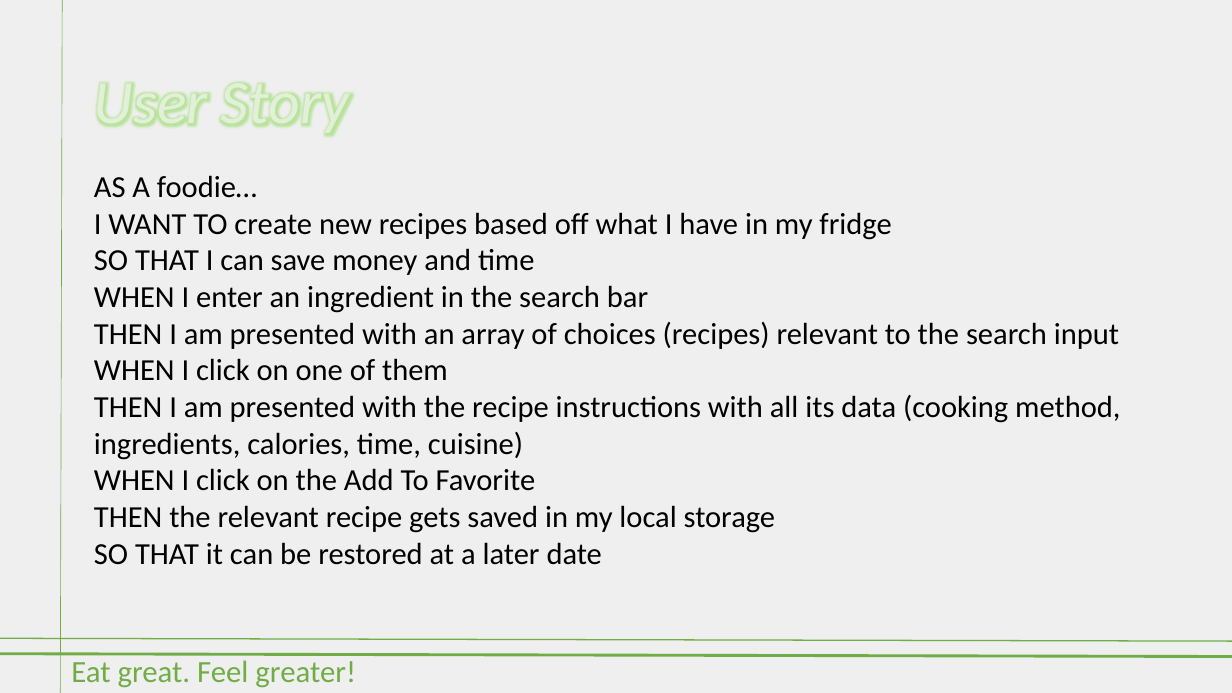
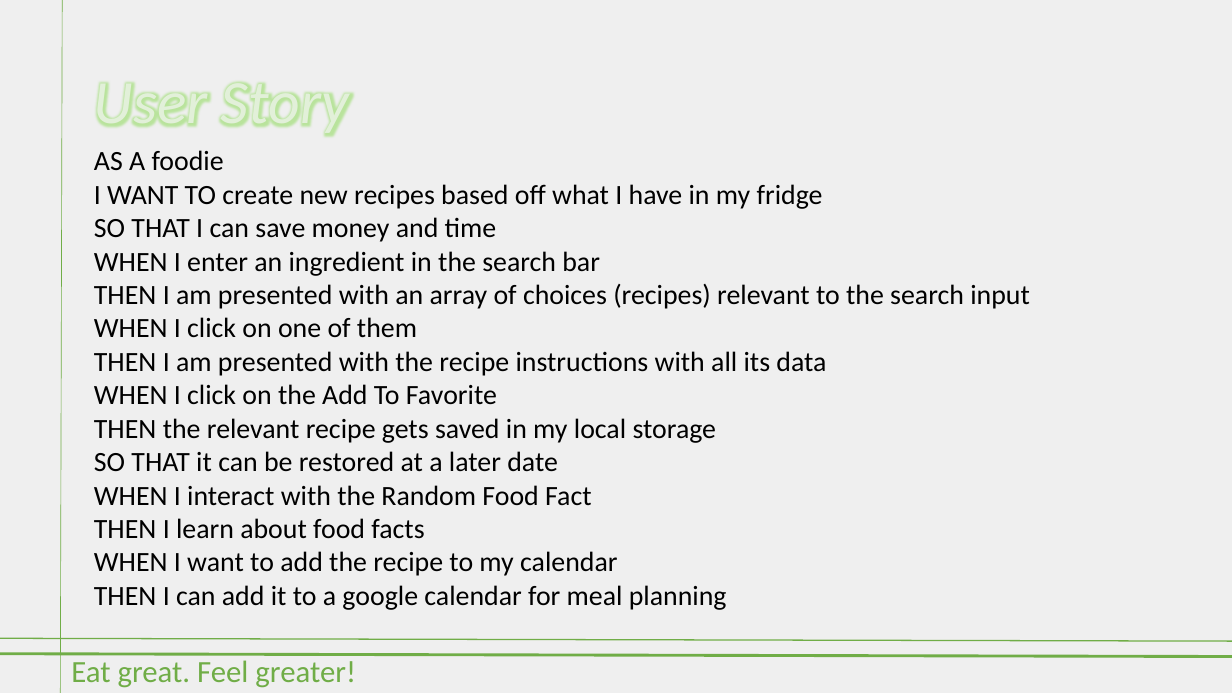
Before and after one commit to stanno03/Fridge-Fren, a slide deck: slide 4 of Fridge Fren.pptx. Drawn at 1232x693 pixels with LibreOffice and Linux fonts; fonts in the diff are those of the drawing. Boxes give left, top, right and bottom in pixels: in the first picture for what was removed or moved away, otherwise in the second. Text is boxed around its words. In the diff, an @@ line names an element or a change of style, - is before the commit and + after.

```diff
--- a/Fridge Fren.pptx
+++ b/Fridge Fren.pptx
@@ text "AS A foodie": place and size @@
-text "AS A foodie" at <box>94,175,1120,565</box>
+text "AS A foodie" at <box>94,150,1030,610</box>
@@ text at <box>94,150,823,209</box>: text changed; size 23.8 to 21.7 pt @@
-AS A foodie…
-I WANT TO create new recipes based off what I have in my fridge
+AS A foodie
+I WANT TO create new recipes based off what I have in my fridge
@@ text at <box>94,217,1030,472</box>: size 23.8 to 21.7 pt in "SO THAT I can save money and ...", "WHEN I enter an ingredient in the ...", "THEN I am presented with an array ...", "WHEN I click on one of them" and 3 more places @@
@@ text at <box>94,351,826,376</box>: text changed; size 23.8 to 21.7 pt @@
-THEN I am presented with the recipe instructions with all its data (cooking method, ingredients, calories, time, cuisine)
+THEN I am presented with the recipe instructions with all its data
@@ text at <box>94,485,727,610</box>: paragraphs added @@
+WHEN I interact with the Random Food Fact
+THEN I learn about food facts
+WHEN I want to add the recipe to my calendar
+THEN I can add it to a google calendar for meal planning
```
Also in this commit, not shown: 9 other slides changed.
